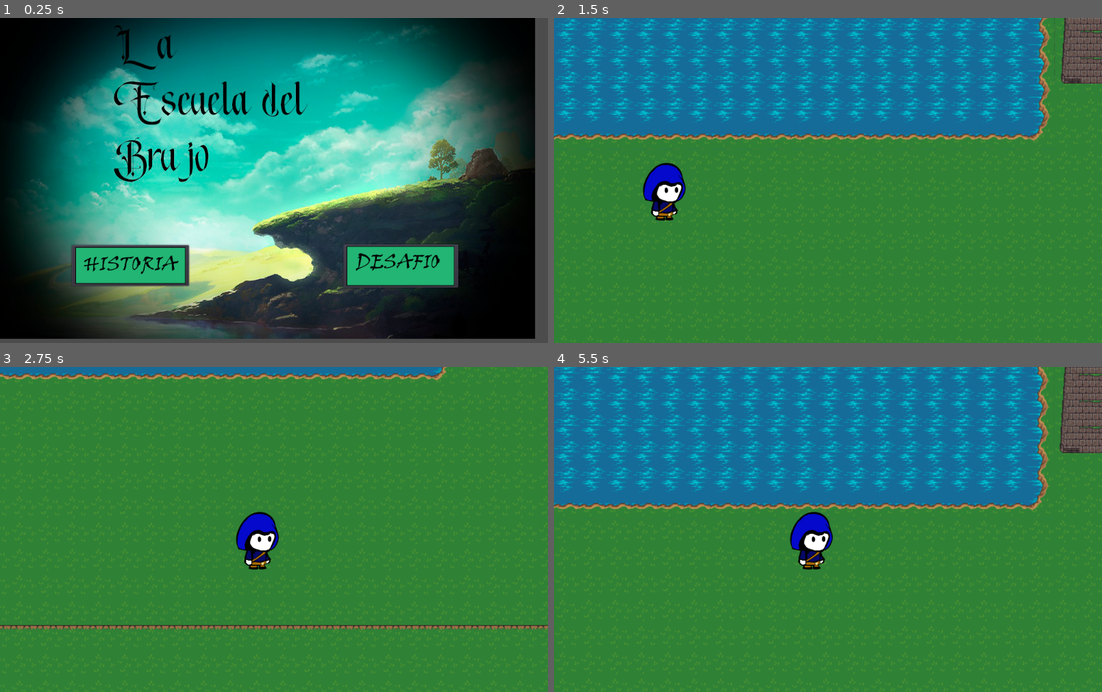
Above: before the commit, frames 1-4 (two rows, left to right).
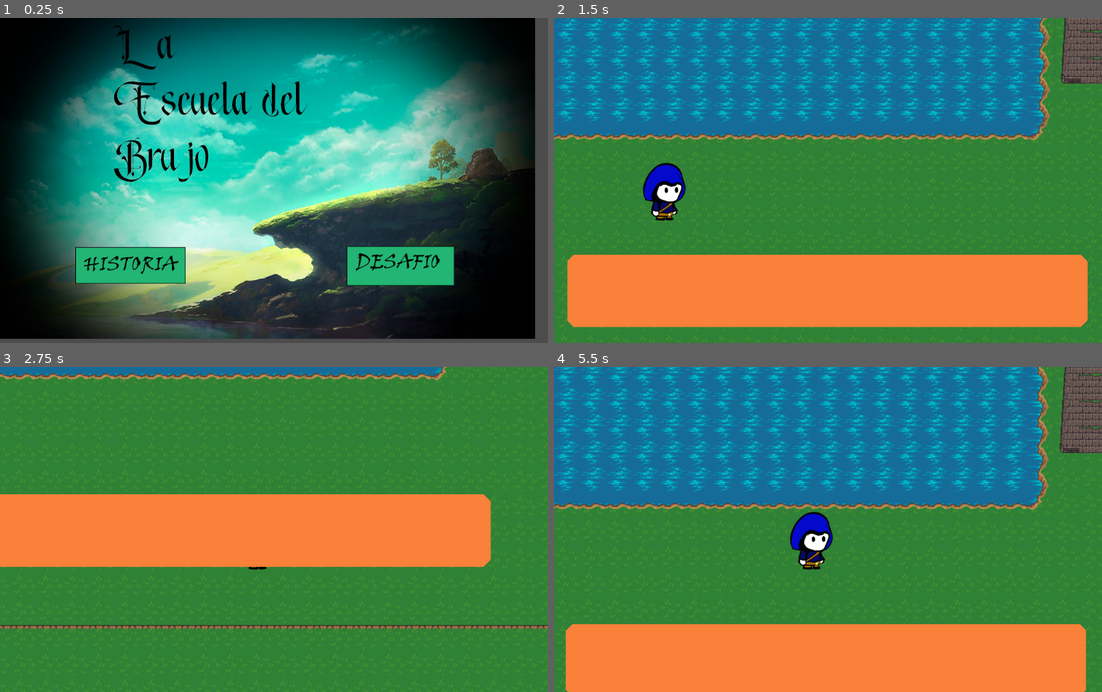
Above: after the commit, the same moments.

Repository: MrRobotAcuenta/Proyecto-Educativo-definitivo
Game: Godot game, scene res://Main.tscn
The game is run twice, just before and just after one commit, with the same random seed, the same clock (stepped at 60 frames per second) and the same inputs.
Inputs (mouse positions are in pixels of both pictures, inside the frame that each line leads up to):
- Up to frame 1 (0.25 s): no input
- Up to frame 2 (1.5 s): click (685, 265) at 0.5 s; tap Enter at 1.25 s; hold Right (ui_right) from 1.28 s (still down)
- Up to frame 3 (2.75 s): release Right (ui_right) at 2.03 s; hold Down (ui_down) from 2.03 s (still down)
- Up to frame 4 (5.5 s): release Down (ui_down) at 2.78 s; hold Right (ui_right) 2.78-3.53 s; hold Up (ui_up) 3.53-4.28 s; hold Left (ui_left) from 4.28 s (still down)

The runs differ from the first frame. In frame 1, 0.8% of the frame differs, in the area x 13-84%, y 69-83%; in frame 2, 21%, in the area x 2-98%, y 72-96%; in frame 3, 20%; in frame 4, 20%.

Commit message:
entra al castillo

Diff:
--- a/Main.tscn
+++ b/Main.tscn
@@ -23,24 +23,24 @@
 }
 
 [node name="ButtonHistoria" type="Button" parent="Pantalla de inicio"]
-visible = false
 margin_left = 134.0
 margin_top = 425.0
 margin_right = 353.0
 margin_bottom = 501.0
 icon = ExtResource( 3 )
+flat = true
 script = ExtResource( 6 )
 __meta__ = {
 "_edit_use_anchors_": false
 }
 
 [node name="ButtonDesafio" type="Button" parent="Pantalla de inicio"]
-visible = false
 margin_left = 642.0
 margin_top = 424.0
 margin_right = 856.0
 margin_bottom = 504.0
 icon = ExtResource( 1 )
+flat = true
 script = ExtResource( 7 )
 __meta__ = {
 "_edit_use_anchors_": false
--- a/Mundo_inicial.tscn
+++ b/Mundo_inicial.tscn
@@ -1,9 +1,13 @@
-[gd_scene load_steps=5 format=2]
+[gd_scene load_steps=7 format=2]
 
 [ext_resource path="res://tileset_forest.tres" type="TileSet" id=1]
 [ext_resource path="res://Player.tscn" type="PackedScene" id=2]
 [ext_resource path="res://tileset_forest2.tres" type="TileSet" id=3]
 [ext_resource path="res://castle_tileset.tres" type="TileSet" id=4]
+[ext_resource path="res://entrada.gd" type="Script" id=5]
+
+[sub_resource type="RectangleShape2D" id=1]
+extents = Vector2( 15, 20 )
 
 [node name="Mundo_inicial" type="Node2D"]
 
@@ -40,7 +44,6 @@
 editor_draw_drag_margin = true
 
 [node name="Polygon2D" type="Polygon2D" parent="."]
-visible = false
 position = Vector2( 136.754, 229.799 )
 scale = Vector2( 0.5, 0.5 )
 color = Color( 0.980392, 0.505882, 0.223529, 1 )
@@ -51,3 +54,11 @@
 [node name="CollisionPolygon2D" type="CollisionPolygon2D" parent="StaticBody2D"]
 position = Vector2( 0, 1 )
 polygon = PoolVector2Array( 624, -8, 616, 112, 784, 112, 784, 64, 848, 64, 848, 112, 1016, 112, 1008, -16, 624, -16 )
+
+[node name="entrada" type="Area2D" parent="."]
+script = ExtResource( 5 )
+
+[node name="CollisionShape2D" type="CollisionShape2D" parent="entrada"]
+position = Vector2( 813, 99 )
+shape = SubResource( 1 )
+[connection signal="body_entered" from="entrada" to="Player" method="_on_entrada_body_entered"]
--- a/Player.gd
+++ b/Player.gd
@@ -19,3 +19,9 @@
 		velocity = velocity.move_toward(Vector2.ZERO, FRICTION * delta)
 
 	velocity = move_and_slide(velocity)
+
+
+
+
+func _on_entrada_body_entered(body):
+	get_tree().change_scene("res://Castillo_interior.tscn")
--- a/Player.tscn
+++ b/Player.tscn
@@ -2,6 +2,10 @@
 
 [ext_resource path="res://archivos definitivos/protastand.png" type="Texture" id=1]
 [ext_resource path="res://Player.gd" type="Script" id=2]
+
+[sub_resource type="CapsuleShape2D" id=2]
+radius = 19.7922
+height = 21.4162
 
 [sub_resource type="SpriteFrames" id=1]
 animations = [ {
@@ -11,20 +15,10 @@
 "speed": 5.0
 } ]
 
-[sub_resource type="CapsuleShape2D" id=2]
-radius = 19.7922
-height = 21.4162
-
 [node name="Player" type="KinematicBody2D"]
 position = Vector2( 157.938, 93.3221 )
 scale = Vector2( 0.5, 0.5 )
 script = ExtResource( 2 )
-
-[node name="Sprite_player" type="AnimatedSprite" parent="."]
-position = Vector2( -38.6944, 19.8455 )
-scale = Vector2( 0.622011, 0.654243 )
-frames = SubResource( 1 )
-animation = "normal"
 
 [node name="CollisionShape2D" type="CollisionShape2D" parent="."]
 position = Vector2( -39.709, 78.14 )
@@ -33,3 +27,9 @@
 __meta__ = {
 "_edit_group_": true
 }
+
+[node name="Sprite_player" type="AnimatedSprite" parent="."]
+position = Vector2( -38.6944, 19.8455 )
+scale = Vector2( 0.622011, 0.654243 )
+frames = SubResource( 1 )
+animation = "normal"
--- /dev/null
+++ b/entrada.gd
@@ -0,0 +1,16 @@
+extends Area2D
+
+
+# Declare member variables here. Examples:
+# var a = 2
+# var b = "text"
+
+
+# Called when the node enters the scene tree for the first time.
+func _ready():
+	pass # Replace with function body.
+
+
+# Called every frame. 'delta' is the elapsed time since the previous frame.
+#func _process(delta):
+#	pass
